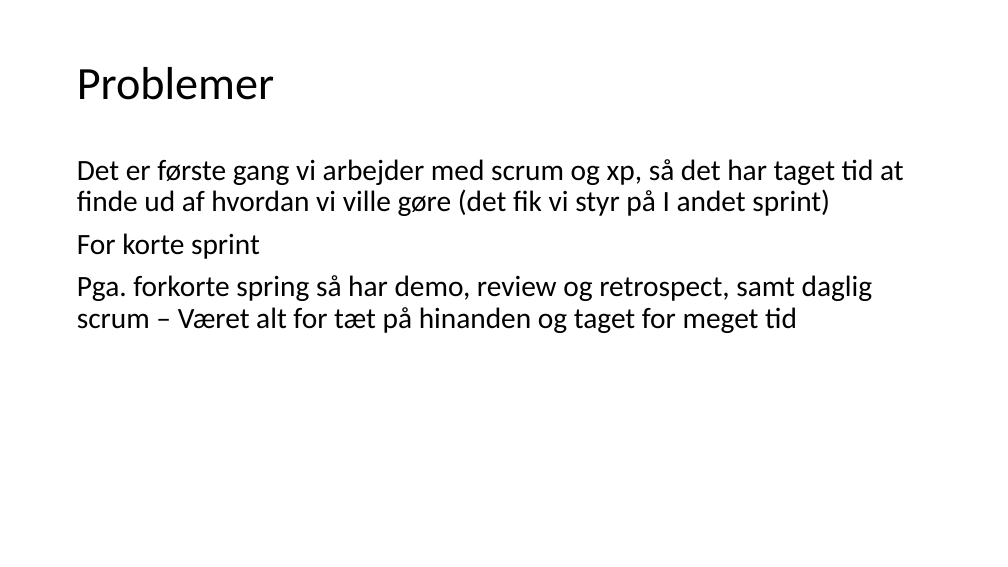
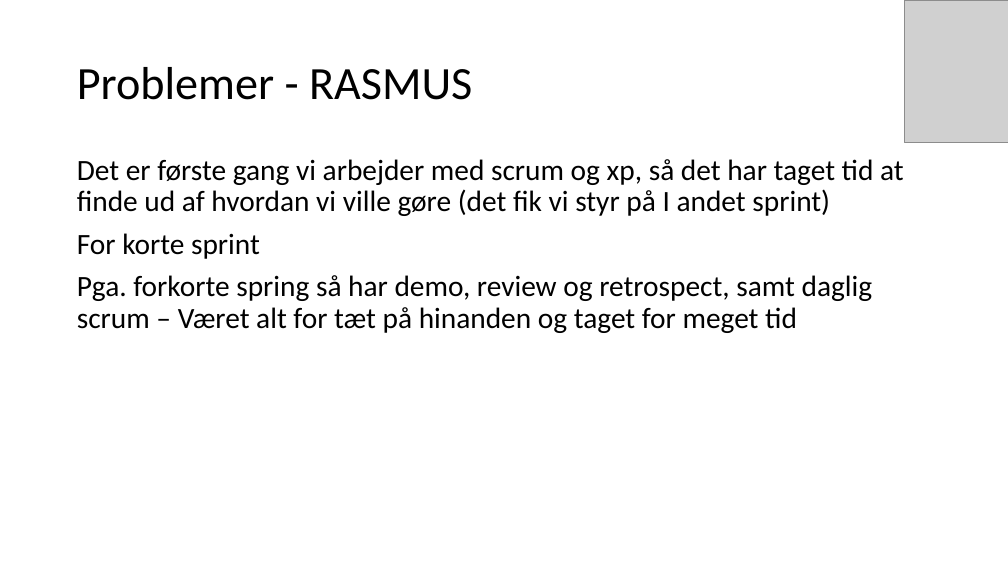
Before and after one commit to mart56p7/kino, a slide deck: slide 4 of powerpoint.pptx. Drawn at 1008x567 pixels with LibreOffice and Linux fonts; fonts in the diff are those of the drawing; grey boxes stand for pictures. Boxes give left, top, right and bottom in pixels: in the first picture for what was removed or moved away, otherwise in the second. Text is boxed around its words. In the diff, an @@ line names an element or a change of style, - is before the commit and + after.

```diff
--- a/powerpoint.pptx
+++ b/powerpoint.pptx
@@ picture added at [904, 0, 1008, 143] @@
@@ title at [77, 67, 472, 100]: text changed @@
-Problemer
+Problemer - RASMUS
```
Also in this commit, not shown: 9 other slides changed, 15 other files.
